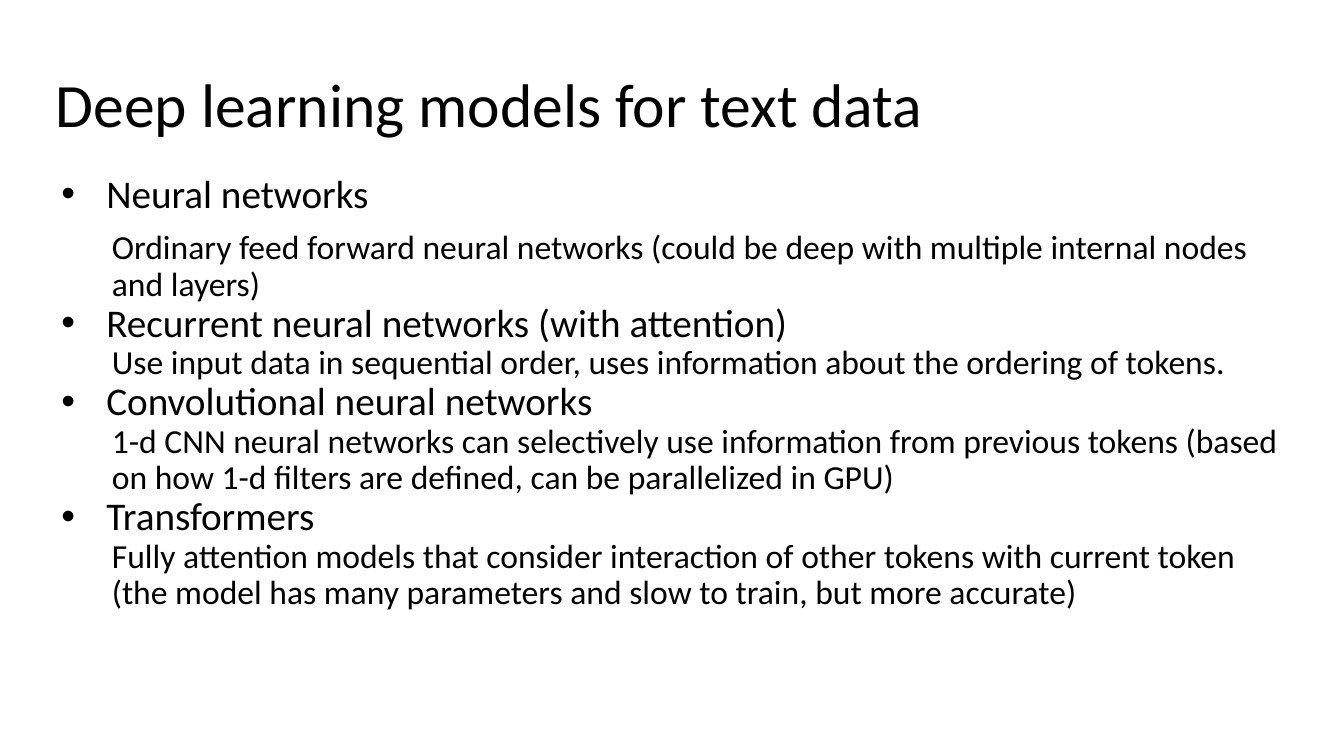
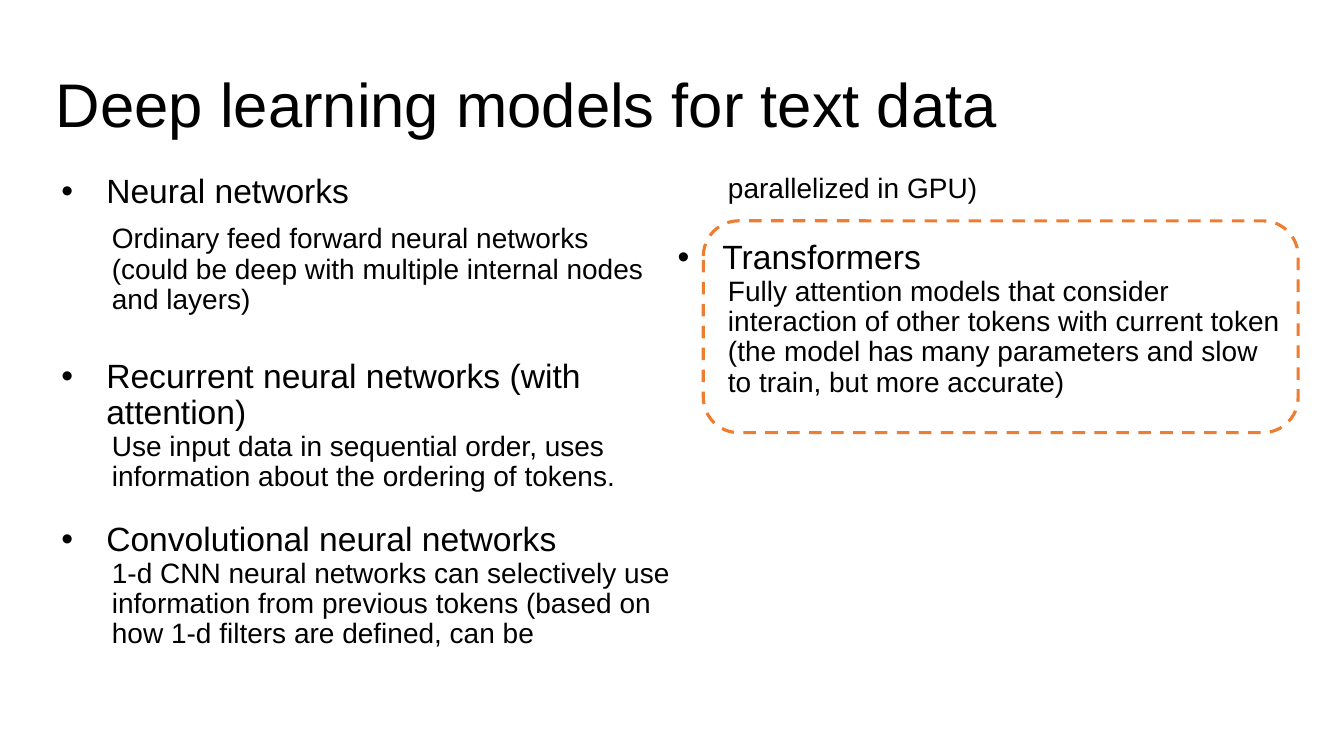
Before and after one commit to DSAISummerCamp/dscamp_public, a slide deck: slide 10 of NLP 2/nlp2.pptx. Drawn at 1344x756 pixels with LibreOffice and Linux fonts; fonts in the diff are those of the drawing. Boxes give left, top, right and bottom in pixels: in the first picture for what was removed or moved away, otherwise in the second. Text is boxed around its words. In the diff, an @@ line names an element or a change of style, - is before the commit and + after.

```diff
--- a/NLP 2/nlp2.pptx
+++ b/NLP 2/nlp2.pptx
@@ title "Deep learning models for text ..." at (56, 82, 997, 139): font Calibri to Arial @@
@@ text "Neural networks" at (106, 177, 1280, 647): size 28 to 24 pt in "Neural networks", "Recurrent neural networks (with attention)", "Convolutional neural networks", "Transformers"; font Calibri to Arial; size 24 to 20 pt in "Ordinary feed forward neural networks (could be ...", "Use input data in sequential order, uses ...", "1-d CNN neural networks can selectively use ...", "Fully attention models that consider interaction of ..."; columns 1 to 2 @@
@@ rounded rectangle added at (704, 221, 1299, 433), outline #ED7D31 2.25 pt dashed @@
```
Also in this commit, not shown: 14 other slides changed, 19 slides added, 5 slides removed.
